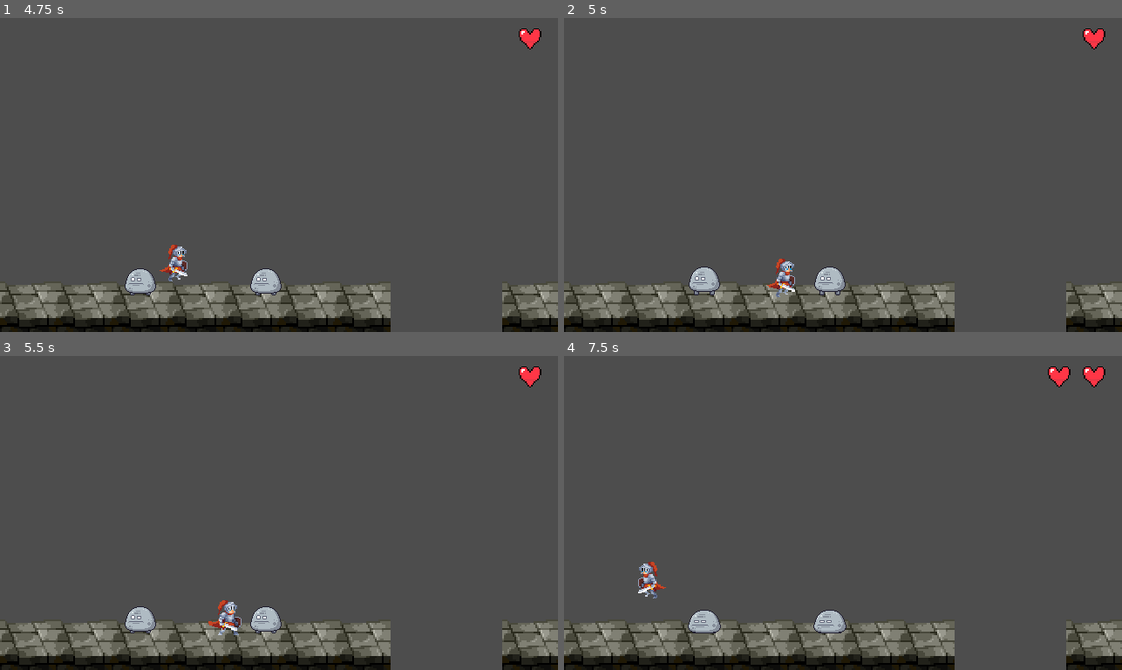
Above: before the commit, frames 1-4 (two rows, left to right).
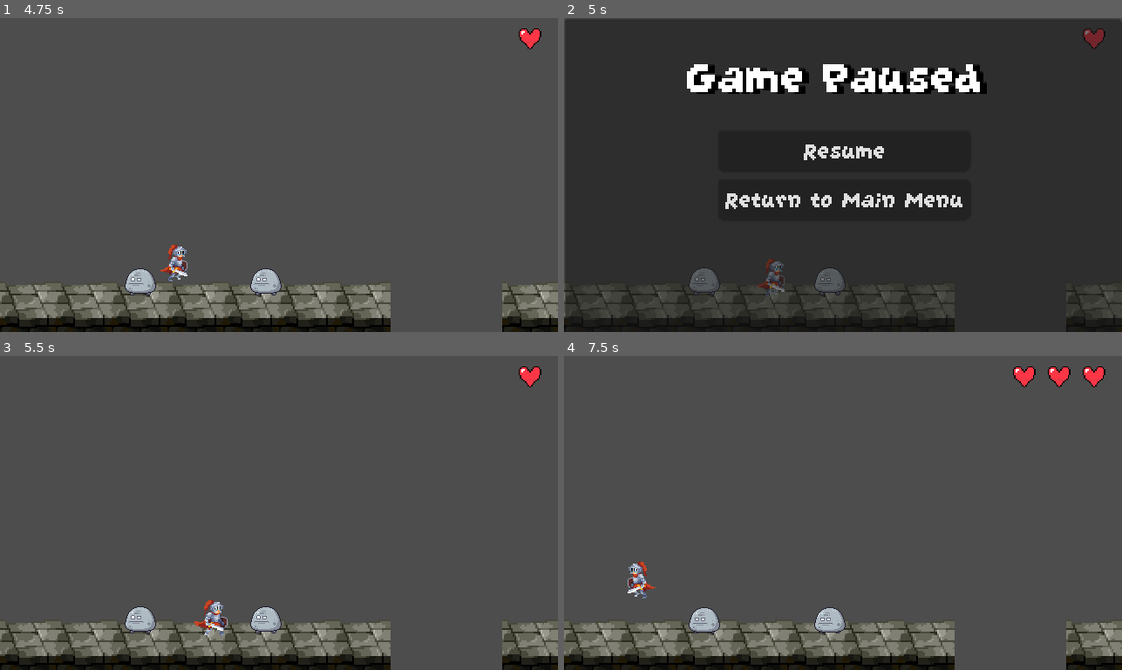
Above: after the commit, the same moments.

Repository: No-Pressure-Games-TM/Band-Together
Game: Godot game, scene res://scenes/main_menu.tscn
Two runs of this game, one before a commit and one after it. Both use one fixed random seed, a clock stepped at 60 frames per second and the inputs below.
Inputs (mouse positions are in pixels of both pictures, inside the frame that each line leads up to):
- Up to frame 1 (4.75 s): click "Start Game" at 0.5 s; hold Right (Right) 1.28-2.78 s; tap Z (Accept) every 0.75 s from 1.35 to 4.35 s; hold Left (Left) 2.78-3.53 s; hold Right (Right) from 3.53 s (still down)
- Up to frame 2 (5 s): keep holding Right (Right); tap Escape (Pause, bound only after the commit) at 4.9 s
- Up to frame 3 (5.5 s): release Right (Right) at 5 s; click (279, 487) at 5 s, where only the run after the commit has a clickable "Resume"
- Up to frame 4 (7.5 s): hold Left (Left) 5.78-6.53 s; tap Z (Accept) at 5.85, 6.6, 7.35 s; hold Right (Right) 6.53-7.28 s; hold Left (Left) from 7.28 s (still down)

Frame 1 is identical in both runs. In frame 2, 95% of the frame differs, in the area x 0-100%, y 0-100%; in frame 3, 0.6%; in frame 4, 1.0%.

Commit message:
feat: add pause screen ui + logic (#32)
Co-authored-by: Jonathan Fjeld <90409895+jfjeld15@users.noreply.github.com>

Diff:
--- a/band_together/project.godot
+++ b/band_together/project.godot
@@ -80,6 +80,12 @@
 , Object(InputEventJoypadButton,"resource_local_to_scene":false,"resource_name":"","device":-1,"button_index":1,"pressure":0.0,"pressed":true,"script":null)
 ]
 }
+Pause={
+"deadzone": 0.5,
+"events": [Object(InputEventKey,"resource_local_to_scene":false,"resource_name":"","device":0,"window_id":0,"alt_pressed":false,"shift_pressed":false,"ctrl_pressed":false,"meta_pressed":false,"pressed":false,"keycode":0,"physical_keycode":4194305,"key_label":0,"unicode":0,"location":0,"echo":false,"script":null)
+, Object(InputEventJoypadButton,"resource_local_to_scene":false,"resource_name":"","device":-1,"button_index":6,"pressure":0.0,"pressed":false,"script":null)
+]
+}
 
 [layer_names]
 
--- /dev/null
+++ b/band_together/scenes/test/pause.gd
@@ -0,0 +1,27 @@
+extends Node
+
+@onready var pause_panel: Panel = %PausePanel
+
+# Called when the node enters the scene tree for the first time.
+func _ready() -> void:
+	pass # Replace with function body.
+
+
+# Called every frame. 'delta' is the elapsed time since the previous frame.
+func _process(delta: float) -> void:
+	# Pause screen logic
+	var esc_pressed = Input.is_action_just_pressed("Pause")
+	print(esc_pressed)
+	if (esc_pressed):
+		get_tree().paused = true
+		pause_panel.show()
+
+
+func _on_resume_pressed() -> void:
+	pause_panel.hide()
+	get_tree().paused = false
+
+
+func _on_main_menu_pressed() -> void:
+	get_tree().paused = false
+	get_tree().change_scene_to_file("res://scenes/main_menu.tscn")
--- a/band_together/scenes/test/test_helen.tscn
+++ b/band_together/scenes/test/test_helen.tscn
@@ -1,10 +1,11 @@
-[gd_scene load_steps=11 format=4 uid="uid://drg6mhrnsd7kk"]
+[gd_scene load_steps=8 format=4 uid="uid://drg6mhrnsd7kk"]
 
 [ext_resource type="Script" path="res://scenes/test/game_manager.gd" id="1_4bvth"]
 [ext_resource type="Texture2D" uid="uid://da6a4a38e1tul" path="res://Environment/Tiles-DELETE.png" id="1_dorrl"]
 [ext_resource type="PackedScene" uid="uid://chmdbpxvcc4i8" path="res://entities/player/player.tscn" id="2_7n6o4"]
 [ext_resource type="Script" path="res://entities/player/player.gd" id="3_yryur"]
 [ext_resource type="Texture2D" uid="uid://ijjot86jaukj" path="res://assets/health/heart.png" id="4_i46fv"]
+[ext_resource type="Script" path="res://scenes/test/pause.gd" id="5_si0ax"]
 [ext_resource type="PackedScene" uid="uid://bvur20x1mukp3" path="res://entities/enemies/rocks/rock_enemy.tscn" id="5_4utyy"]
 [ext_resource type="Script" path="res://scenes/test/fall_area.gd" id="6_kxsmu"]
 
@@ -209,4 +210,62 @@
 texture = ExtResource("4_i46fv")
 expand_mode = 2
 
+[node name="Pause" type="Node" parent="UI/Hearts"]
+script = ExtResource("5_si0ax")
+
+[node name="PausePanel" type="Panel" parent="UI/Hearts/Pause"]
+unique_name_in_owner = true
+visible = false
+anchors_preset = 15
+anchor_right = 1.0
+anchor_bottom = 1.0
+grow_horizontal = 2
+grow_vertical = 2
+
+[node name="Label" type="Label" parent="UI/Hearts/Pause/PausePanel"]
+layout_mode = 1
+anchors_preset = 8
+anchor_left = 0.5
+anchor_top = 0.5
+anchor_right = 0.5
+anchor_bottom = 0.5
+offset_left = -76.0
+offset_top = -70.0
+offset_right = 76.0
+offset_bottom = -42.0
+grow_horizontal = 2
+grow_vertical = 2
+theme_override_colors/font_shadow_color = Color(0, 0, 0, 1)
+theme_override_constants/shadow_offset_x = 4
+theme_override_font_sizes/font_size = 32
+text = "Game Paused "
+horizontal_alignment = 1
+
+[node name="VBoxContainer" type="VBoxContainer" parent="UI/Hearts/Pause/PausePanel"]
+layout_mode = 1
+anchors_preset = 8
+anchor_left = 0.5
+anchor_top = 0.5
+anchor_right = 0.5
+anchor_bottom = 0.5
+offset_left = -54.0
+offset_top = -20.0
+offset_right = 54.0
+offset_bottom = 20.0
+grow_horizontal = 2
+grow_vertical = 2
+theme_override_constants/separation = 4
+
+[node name="Resume" type="Button" parent="UI/Hearts/Pause/PausePanel/VBoxContainer"]
+process_mode = 3
+layout_mode = 2
+text = "Resume"
+
+[node name="MainMenu" type="Button" parent="UI/Hearts/Pause/PausePanel/VBoxContainer"]
+process_mode = 3
+layout_mode = 2
+text = "Return to Main Menu"
+
+[connection signal="pressed" from="UI/Hearts/Pause/PausePanel/VBoxContainer/Resume" to="UI/Hearts/Pause" method="_on_resume_pressed"]
+[connection signal="pressed" from="UI/Hearts/Pause/PausePanel/VBoxContainer/MainMenu" to="UI/Hearts/Pause" method="_on_main_menu_pressed"]
 [connection signal="body_entered" from="SceneObjects/Area2D" to="SceneObjects/Area2D" method="_on_body_entered"]
Not shown, added: .DS_Store
